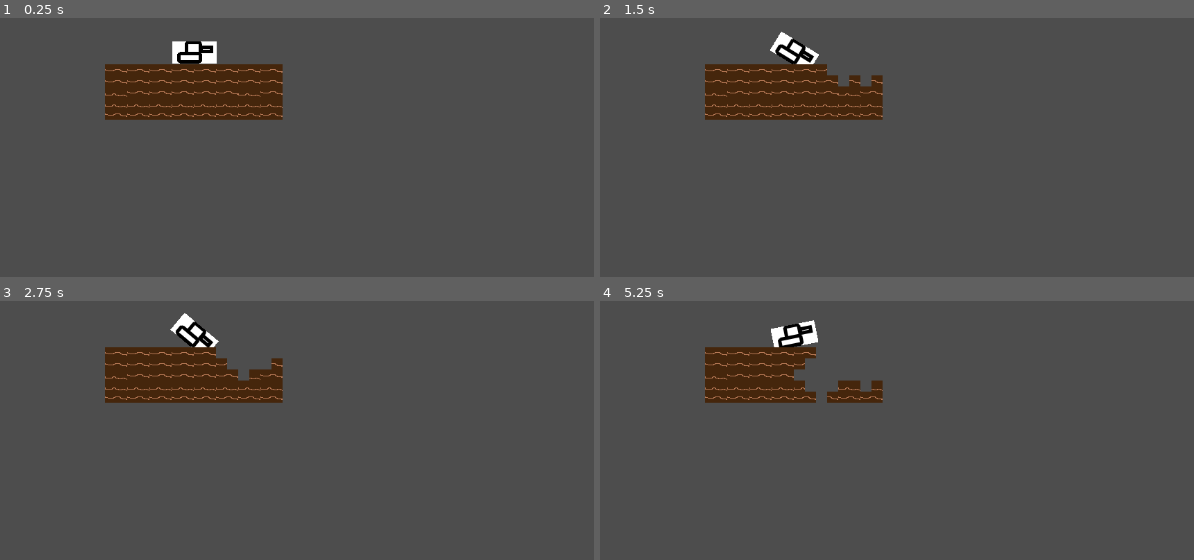
Above: before the commit, frames 1-4 (two rows, left to right).
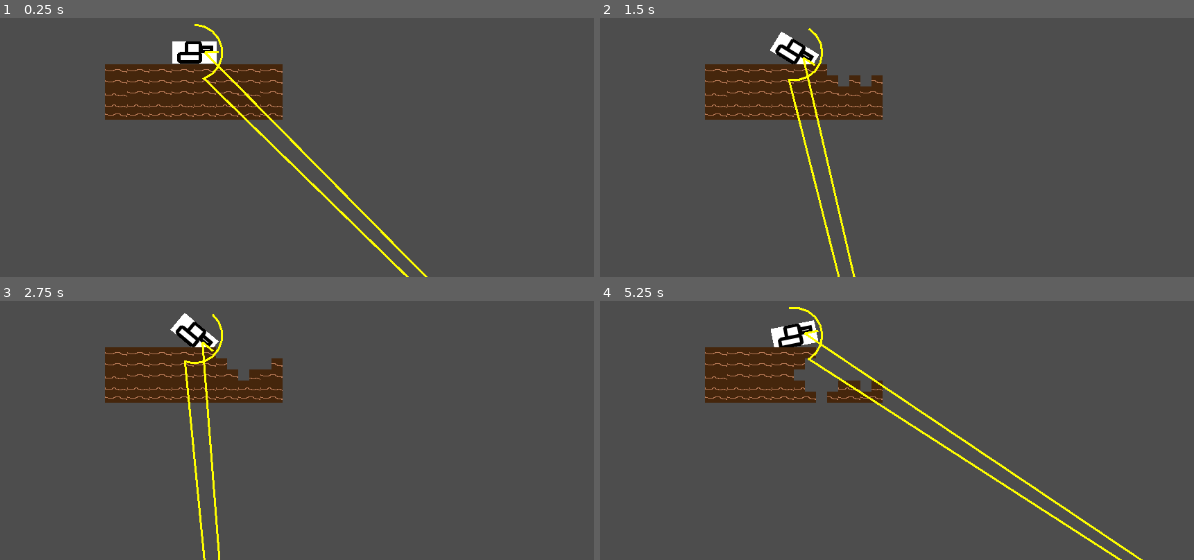
Above: after the commit, the same moments.

Repository: thomas-tahk/rogue-artillery
Game: Godot game, scene res://src/scenes/shooter.tscn
Same seed, same stepped clock (60 frames per second), same inputs: the game is played once before the commit and once after it.
Inputs:
- Up to frame 1 (0.25 s): no input
- Up to frame 2 (1.5 s): tap Enter (ui_accept) at 0.5, 0.77 s; hold Right (ui_right) 0.53-1.28 s; hold Left (ui_left) from 1.28 s (still down)
- Up to frame 3 (2.75 s): tap Enter (ui_accept) at 1.52 s; release Left (ui_left) at 2.03 s; hold Right (ui_right) from 2.03 s (still down)
- Up to frame 4 (5.25 s): tap Enter (ui_accept) at 3.02, 3.77, 4.52 s; release Right (ui_right) at 3.53 s; hold Left (ui_left) from 3.53 s (still down)

The runs differ from the first frame. In frame 1, 1.2% of the frame differs, in the area x 32-73%, y 2-100%; in frame 2, 0.9%; in frame 3, 0.9%; in frame 4, 1.5%, in the area x 31-92%, y 2-100%.

Commit message:
minor updates to documentation, also updated with basic angle indicator UI, not tested/adjusted yet.

Diff:
--- a/src/scripts/gun.gd
+++ b/src/scripts/gun.gd
@@ -1,6 +1,10 @@
 extends CharacterBody2D
 
 @onready var power_bar = $"../UI/PowerBar"
+
+@onready var angle_indicator: Line2D
+var indicator_visible: bool = true
+var is_player_turn: bool = true
 
 func _ready():
 	# Set up power bar
@@ -21,6 +25,13 @@
 
 	# Style it
 	power_bar.show_percentage = false  # Remove that % text
+
+	angle_indicator = Line2D.new()
+	add_child(angle_indicator)
+	angle_indicator.width = 3
+	angle_indicator.default_color = Color.YELLOW
+	angle_indicator.z_index = 10
+	update_angle_indicator()
 
 var bullet_path=preload("res://src/scenes/bullets.tscn")
 var aim_angle = 0.0  # Angle in radians
@@ -82,3 +93,45 @@
 		terrain_destroyer.explode_terrain(explosion_pos, 2)
 	else:
 		print("ERROR: TerrainDestroyer not found!")
+
+func update_angle_indicator():
+	if not indicator_visible or not is_player_turn:
+		angle_indicator.visible = false
+		return
+
+	angle_indicator.visible = true
+	angle_indicator.clear_points()
+
+	# Draw gauge arc (background)
+	var radius = 40
+	var arc_points = 9  # More points for smoother arc
+
+	for i in range(arc_points):
+		var arc_angle_deg = -90 + (i * 20)  # -90 to +90 in 20-degree increments
+		var arc_angle_rad = deg_to_rad(arc_angle_deg)
+		var point = Vector2(cos(arc_angle_rad), sin(arc_angle_rad)) * radius
+		angle_indicator.add_point(point)
+
+	# Add a small gap, then draw the needle
+	angle_indicator.add_point(Vector2(999, 999))  # Break in line (will appear as gap)
+
+	# Draw needle pointing to current angle
+	var needle_angle_rad = aim_angle  # Your angle is already in radians
+	var needle_start = Vector2(cos(needle_angle_rad), sin(needle_angle_rad)) * 15
+	var needle_end = Vector2(cos(needle_angle_rad), sin(needle_angle_rad)) * (radius - 5)
+
+	angle_indicator.add_point(needle_start)
+	angle_indicator.add_point(needle_end)
+
+# Functions to control indicator visibility (for future turn system)
+func show_angle_indicator():
+	indicator_visible = true
+	update_angle_indicator()
+
+func hide_angle_indicator():
+	indicator_visible = false
+	angle_indicator.visible = false
+
+func set_player_turn(is_turn: bool):
+	is_player_turn = is_turn
+	update_angle_indicator()
Not shown, changed: docs/DevNotes.md
